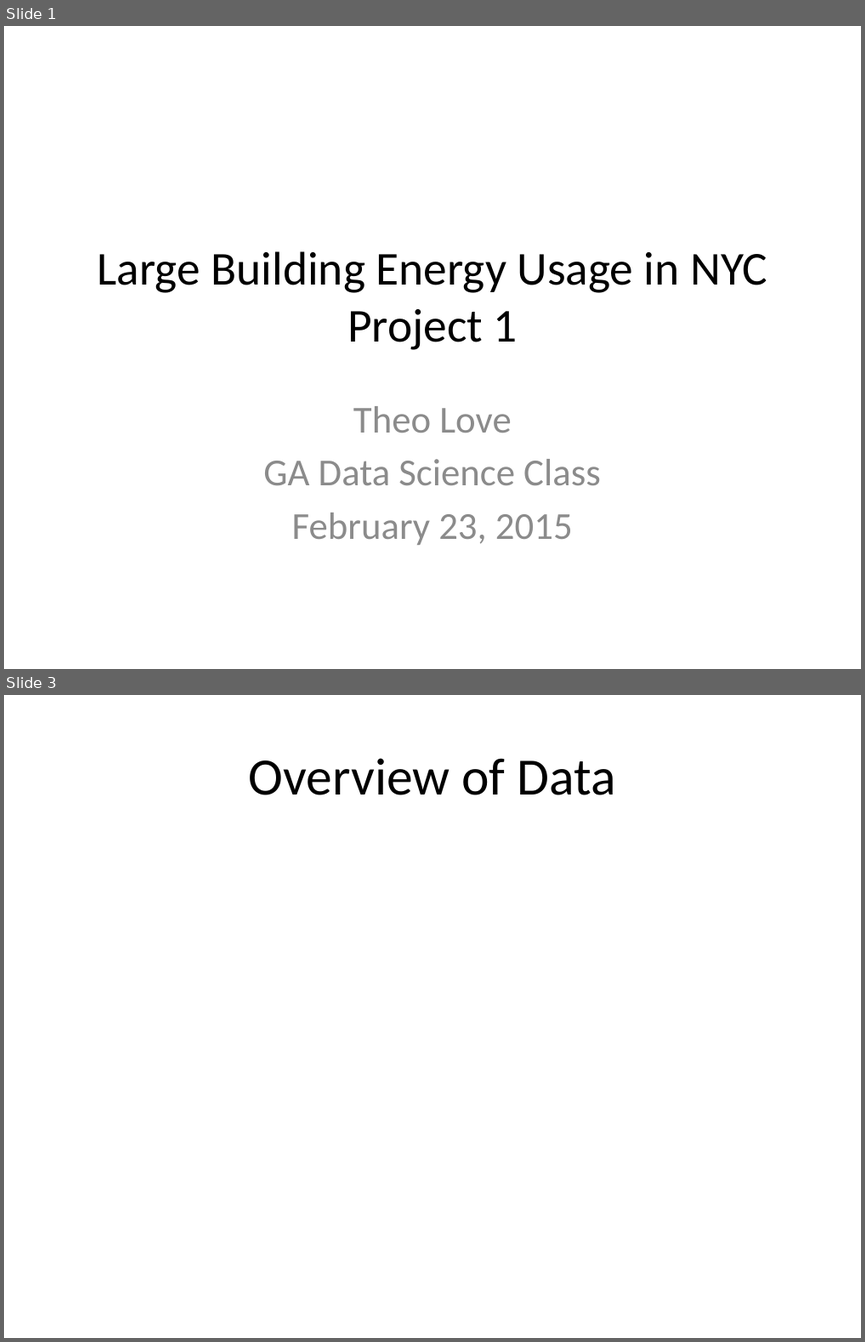
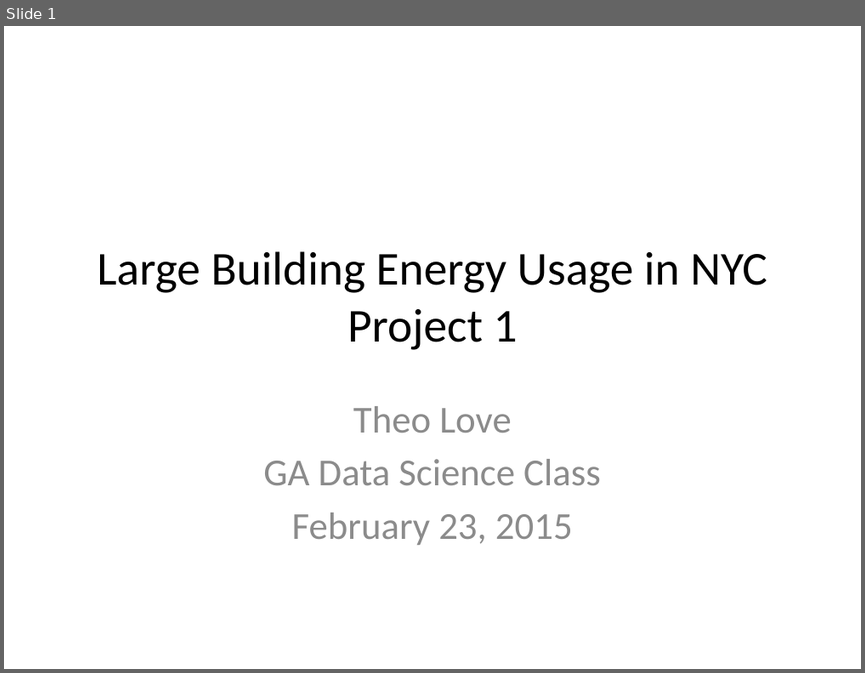
Before and after one commit to theolove/ga_project1_tlove, a slide deck: Projects/Project 1/Project1_Tlove Presentation.pptx. Shown one above the other, each under a label of ours: slides 1 and 3 before the commit, slide 1 after it; the slides between them are not shown. The pictures are 865x1342 and 865x673 pixels, drawn with LibreOffice and Linux fonts; fonts in the diff are those of the drawing. Boxes give left, top, right and bottom in pixels: in the first picture for what was removed or moved away, otherwise in the second. Text is boxed around its words. In the diff, an @@ line names an element or a change of style, - is before the commit and + after.

```diff
--- a/Projects/Project 1/Project1_Tlove Presentation.pptx
+++ b/Projects/Project 1/Project1_Tlove Presentation.pptx
@@ slide 3 removed at (4, 695, 861, 1338), background #FFFFFF @@
@@ title removed at (249, 758, 616, 795) @@
-Overview of Data
```
Also in this commit, not shown: 3 slides changed, 7 slides added, 3 other slides removed, 1 other file.
